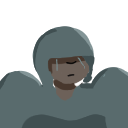
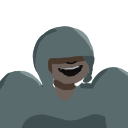
Revision of a layered 128x128 image; what changed, layer by layer:
pixels changed over box(56, 57, 106, 77) (layer not identified)
